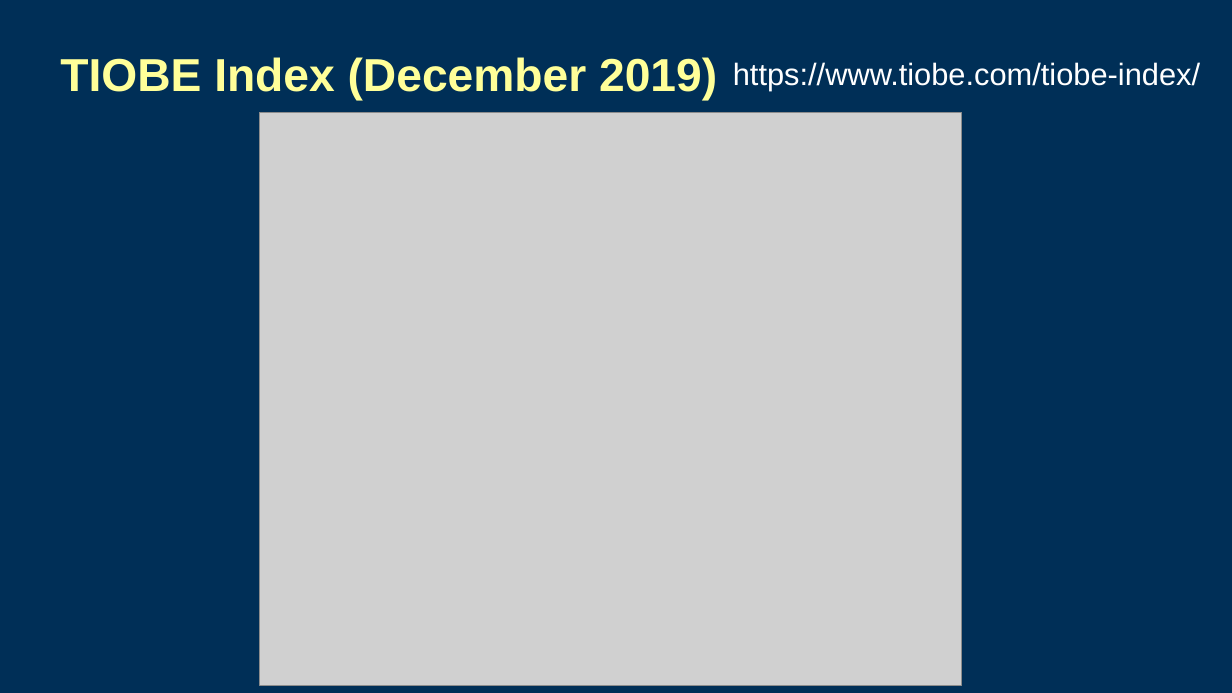
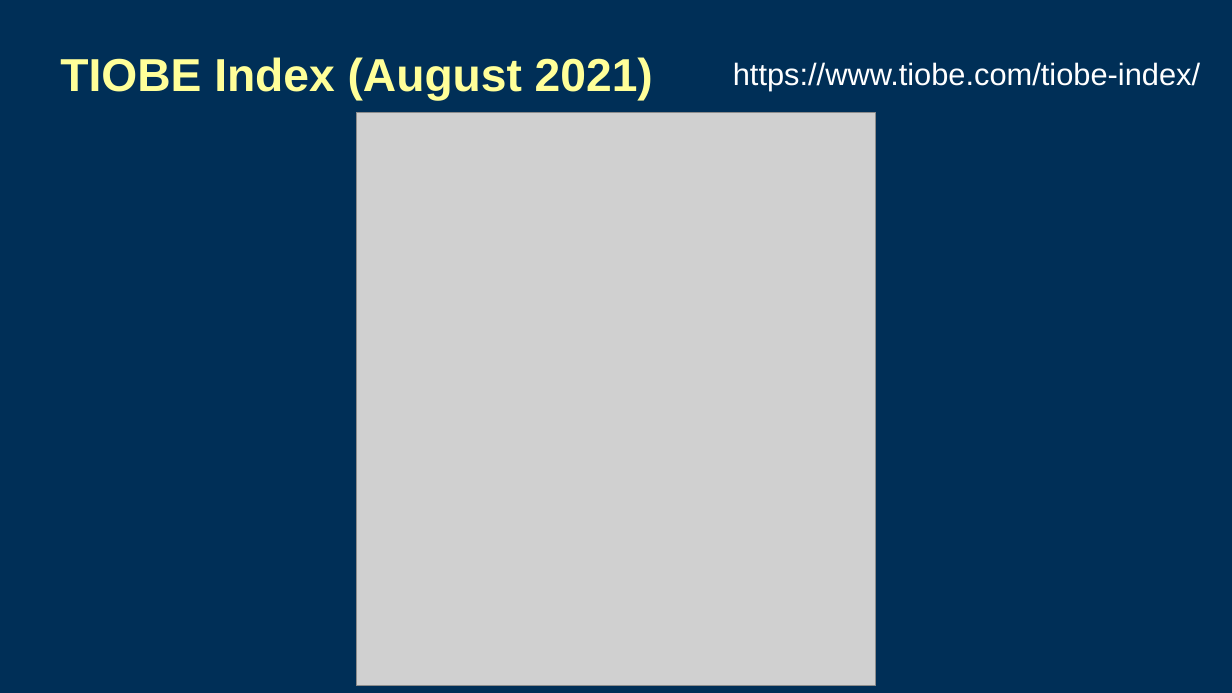
Before and after one commit to jdhughes-usgs/iah2021-brazil-mf6, a slide deck: slide 7 of presentations/python_overview.pptx. Drawn at 1232x693 pixels with LibreOffice and Linux fonts; fonts in the diff are those of the drawing; grey boxes stand for pictures; background and template pictures are left out. Boxes give left, top, right and bottom in pixels: in the first picture for what was removed or moved away, otherwise in the second. Text is boxed around its words. In the diff, an @@ line names an element or a change of style, - is before the commit and + after.

```diff
--- a/presentations/python_overview.pptx
+++ b/presentations/python_overview.pptx
@@ title at [60, 57, 653, 101]: text changed @@
-TIOBE Index (December 2019)
+TIOBE Index (August 2021)
@@ picture: place and size @@
-picture at [260, 113, 962, 686]
+picture at [356, 113, 876, 686]
```
Also in this commit, not shown: 2 other slides changed, 6 other files.
